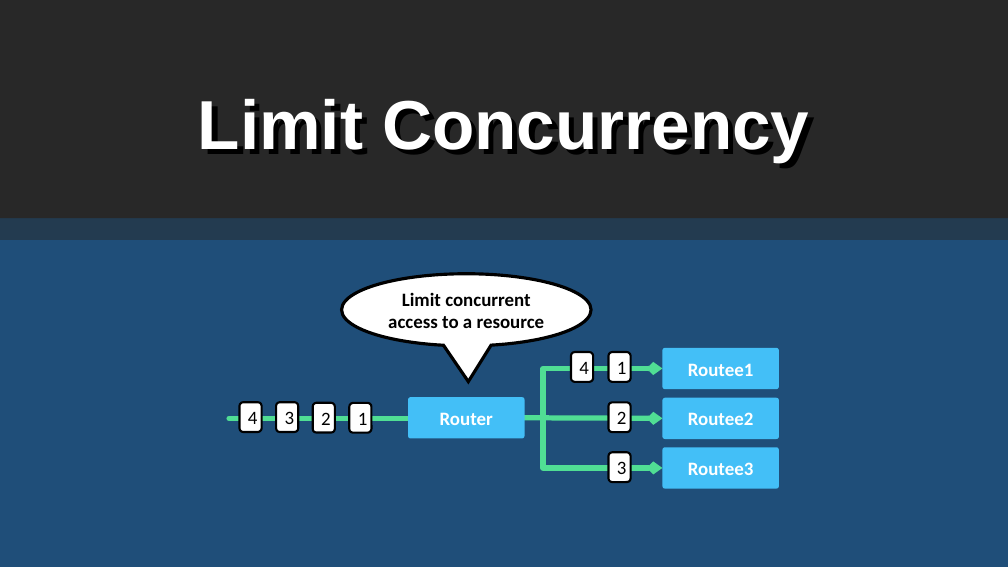
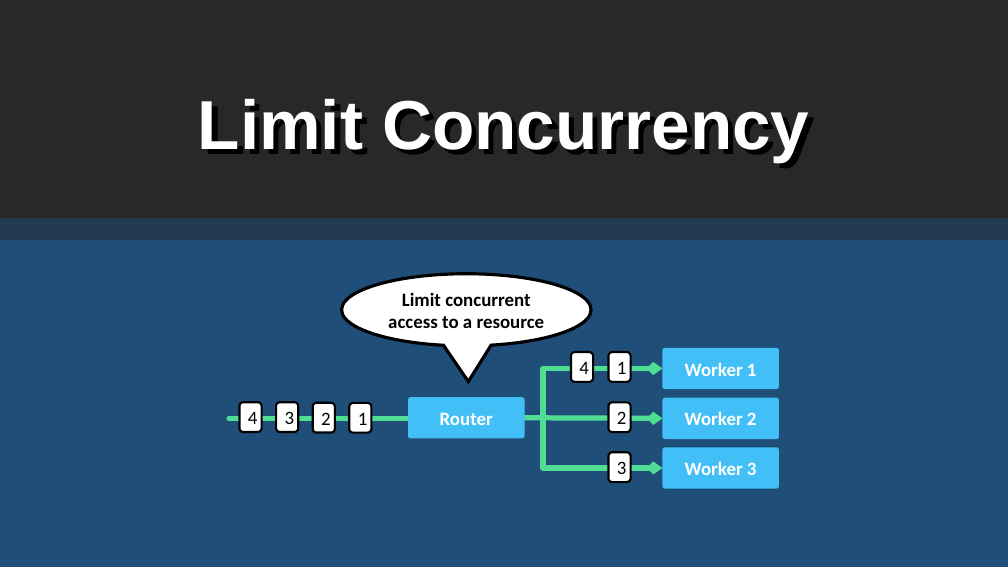
Before and after one commit to rogeralsing/Presentations, a slide deck: slide 24 of FailingGracefully/QConSP/protoactor.pptx (slide 20 before the commit). Drawn at 1008x567 pixels with LibreOffice and Linux fonts; fonts in the diff are those of the drawing. Boxes give left, top, right and bottom in pixels: in the first picture for what was removed or moved away, otherwise in the second. Text is boxed around its words. In the diff, an @@ line names an element or a change of style, - is before the commit and + after.

```diff
--- a/FailingGracefully/QConSP/protoactor.pptx
+++ b/FailingGracefully/QConSP/protoactor.pptx
@@ text in rounded rectangle at bbox=[685, 362, 757, 376]: text changed @@
-Routee1
+Worker 1
@@ text in rounded rectangle at bbox=[685, 411, 757, 425]: text changed @@
-Routee2
+Worker 2
@@ text in rounded rectangle at bbox=[685, 461, 757, 475]: text changed @@
-Routee3
+Worker 3
```
Also in this commit, not shown: 7 other slides changed, 6 slides added, 6 slides removed.
